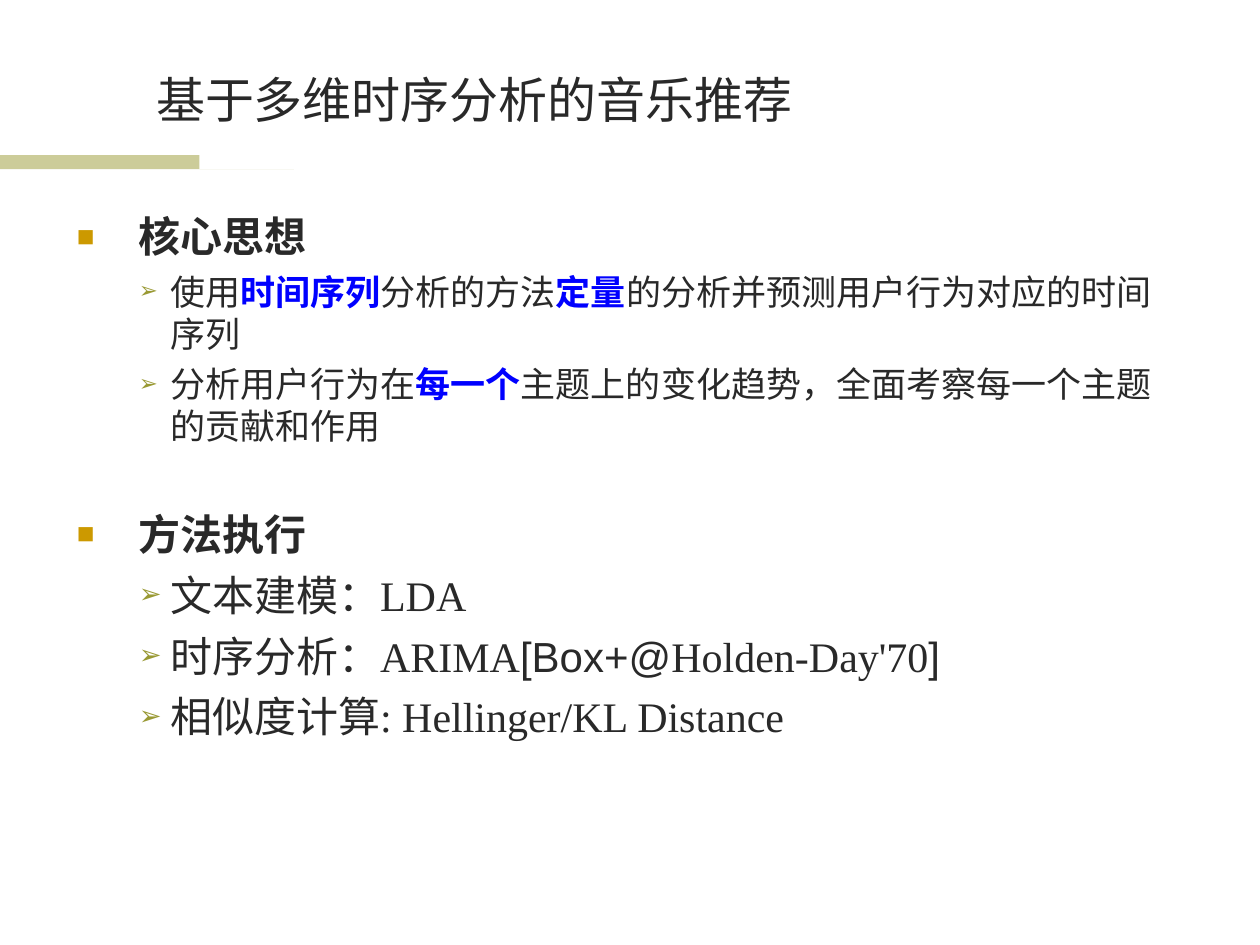
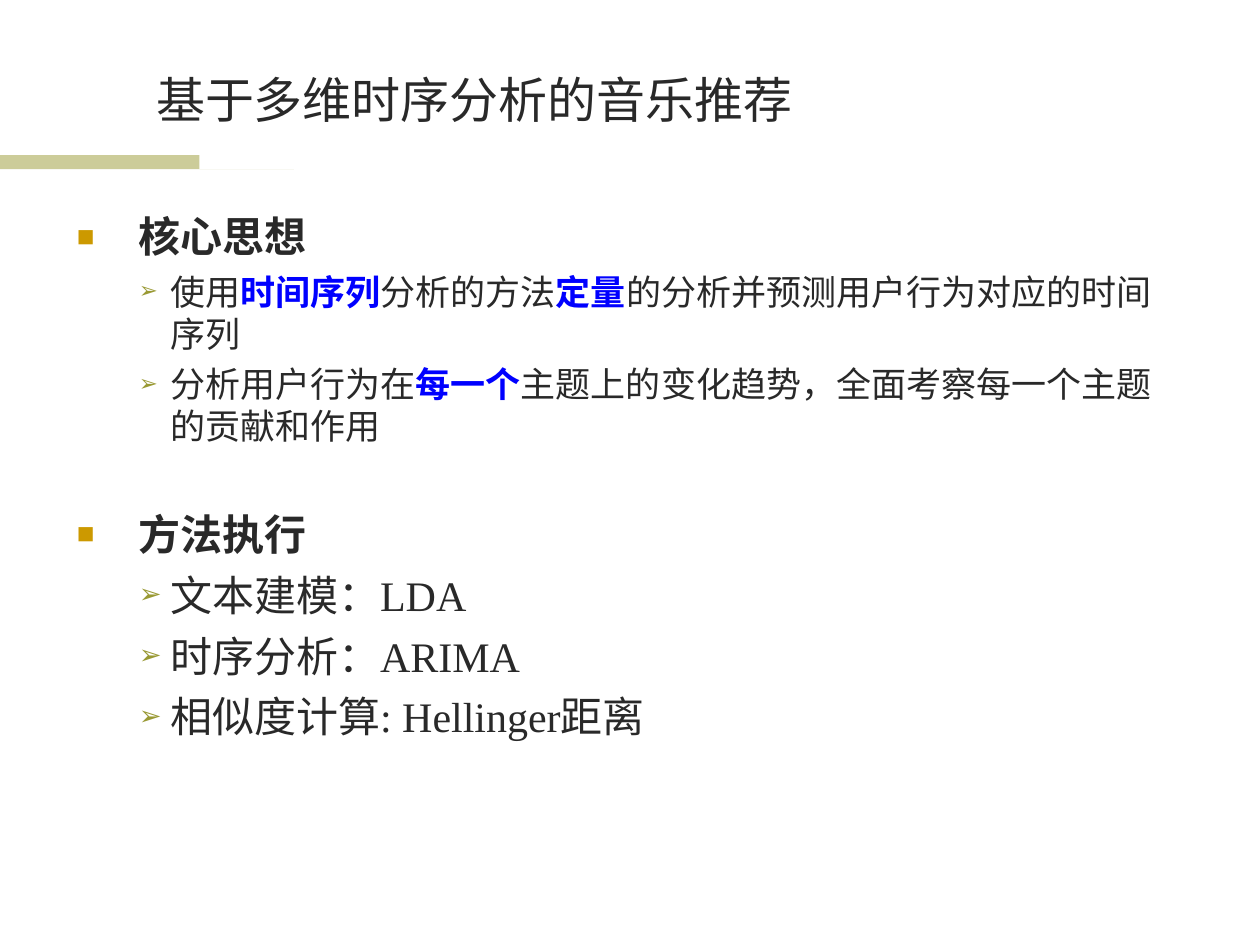
Before and after one commit to wwssttt/NJUThesis, a slide deck: slide 9 of ppt/一种基于时间序列分析的个性化音乐推荐系统及其实现.ppt. Drawn at 1260x945 pixels with LibreOffice and Linux fonts; fonts in the diff are those of the drawing; background and template pictures are left out. Boxes give left, top, right and bottom in pixels: in the first picture for what was removed or moved away, otherwise in the second. Text is boxed around its words. In the diff, an @@ line names an element or a change of style, - is before the commit and + after.

Commit message:
ppt3.3

```diff
--- a/ppt/一种基于时间序列分析的个性化音乐推荐系统及其实现.ppt
+++ b/ppt/一种基于时间序列分析的个性化音乐推荐系统及其实现.ppt
@@ text at [170,636,645,741]: text changed @@
-  ➢ 时序分析：ARIMA[Box+@Holden-Day'70]
-  ➢ 相似度计算: Hellinger/KL Distance
+  ➢ 时序分析：ARIMA
+  ➢ 相似度计算: Hellinger距离
```
Also in this commit, not shown: 6 other slides changed.
